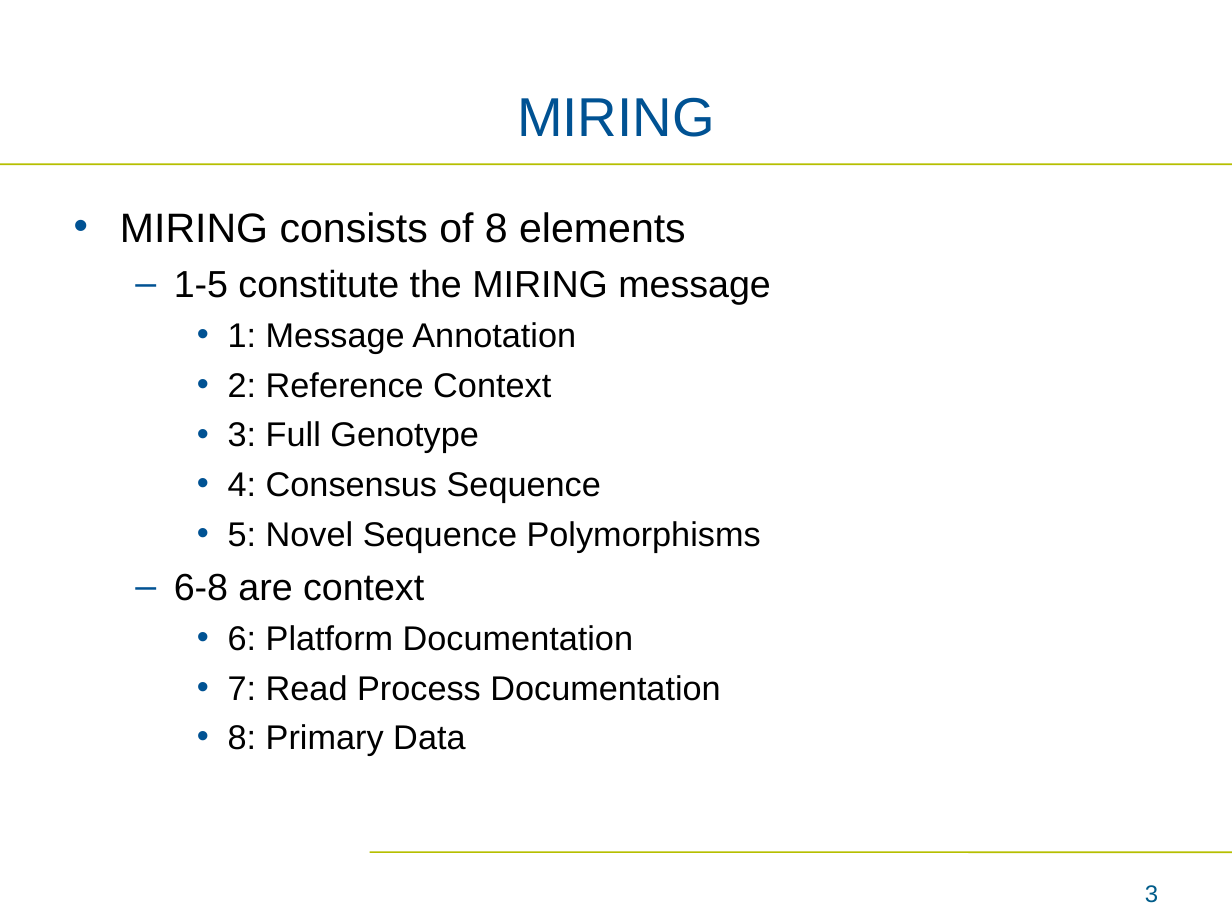
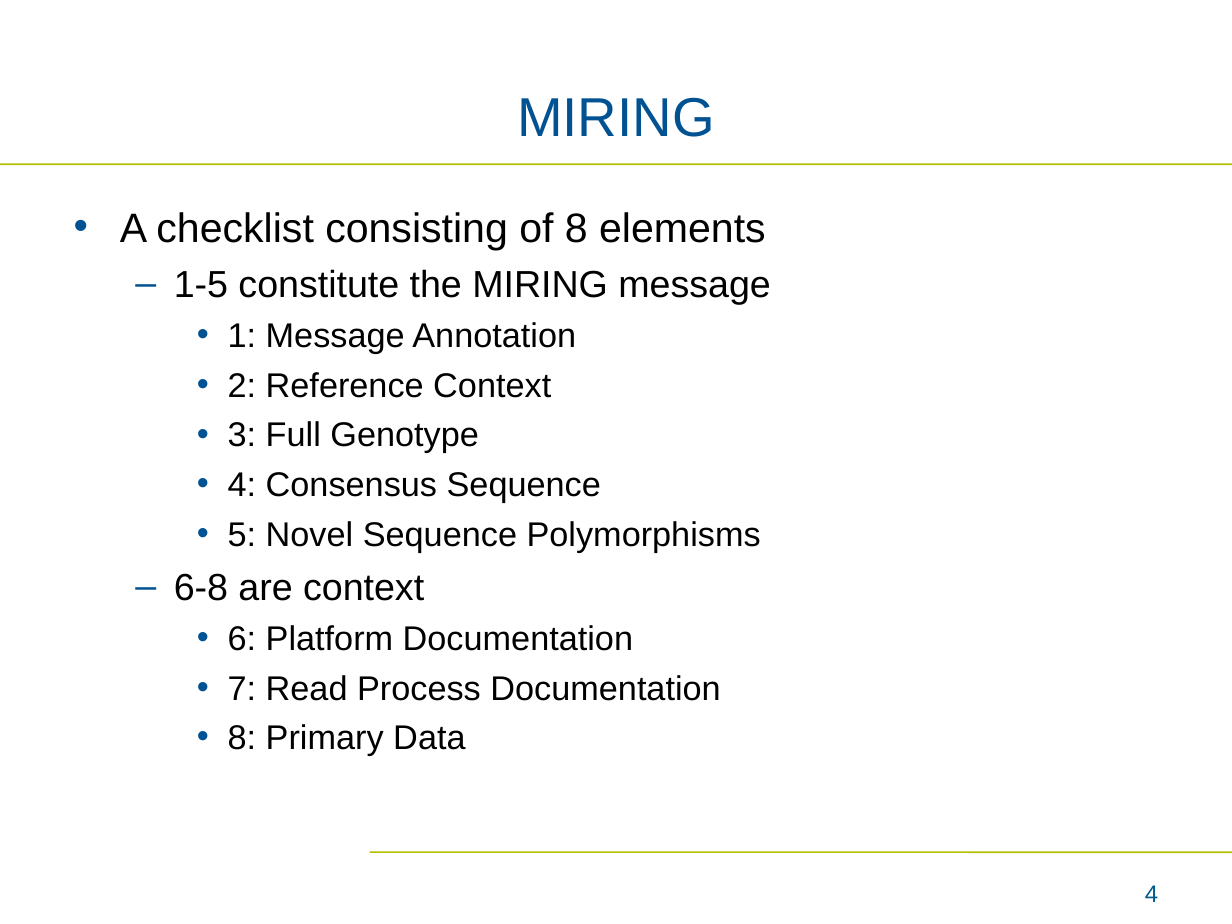
Before and after one commit to bmatern-nmdp/ValidationDemo, a slide deck: slide 4 of Interactive Demo.ppt (slide 3 before the commit). Drawn at 1232x924 pixels with LibreOffice and Linux fonts; fonts in the diff are those of the drawing; background and template pictures are left out. Boxes give left, top, right and bottom in pixels: in the first picture for what was removed or moved away, otherwise in the second. Text is boxed around its words. In the diff, an @@ line names an element or a change of style, - is before the commit and + after.

```diff
--- a/Interactive Demo.ppt
+++ b/Interactive Demo.ppt
@@ text at box(120, 212, 766, 250): text changed @@
-• MIRING consists of 8 elements
+• A checklist consisting of 8 elements
@@ page number at box(1145, 885, 1158, 902): text changed @@
-3
+4
```
Also in this commit, not shown: 2 other slides changed, 5 slides added, 3 slides removed, 6 other files.
